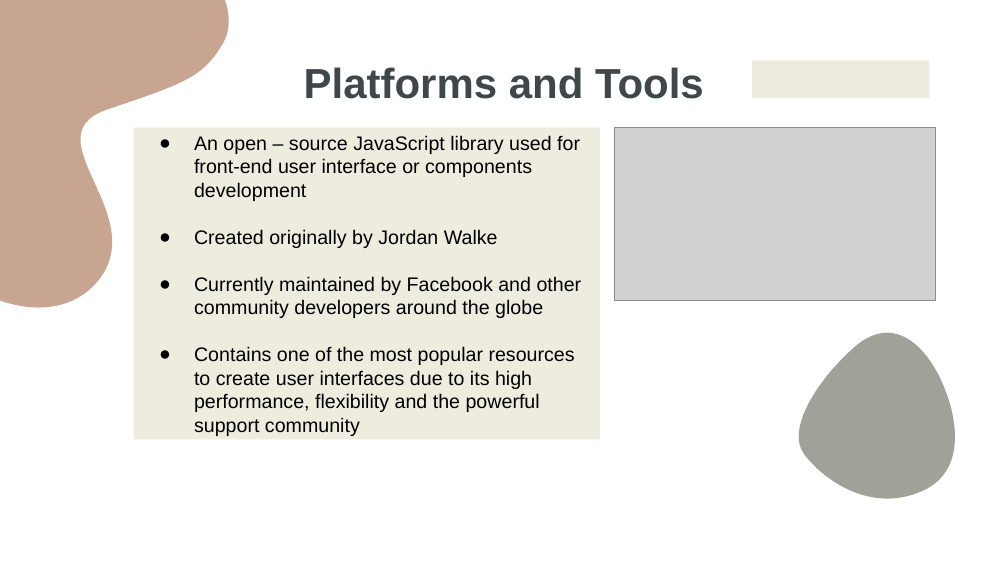
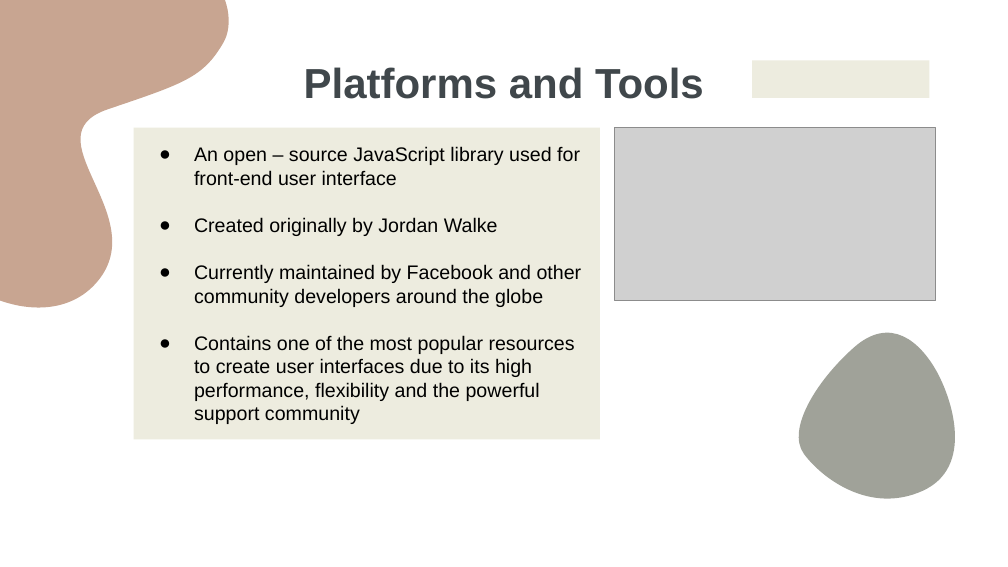
Before and after one commit to Khoa100500/WebApplicationProject-BugTracker, a slide deck: slide 8 of Report + Presentation/Group 5 Presentation.pptx. Drawn at 1008x567 pixels with LibreOffice and Linux fonts; fonts in the diff are those of the drawing; grey boxes stand for pictures. Boxes give left, top, right and bottom in pixels: in the first picture for what was removed or moved away, otherwise in the second. Text is boxed around its words. In the diff, an @@ line names an element or a change of style, - is before the commit and + after.

```diff
--- a/Report + Presentation/Group 5 Presentation.pptx
+++ b/Report + Presentation/Group 5 Presentation.pptx
@@ text in rectangle at (x1=194, y1=146, x2=580, y2=186): text changed @@
-● An open – source JavaScript library used for front-end user interface or components development
+● An open – source JavaScript library used for front-end user interface
```
Also in this commit, not shown: 5 other slides changed, 1 slide added.
